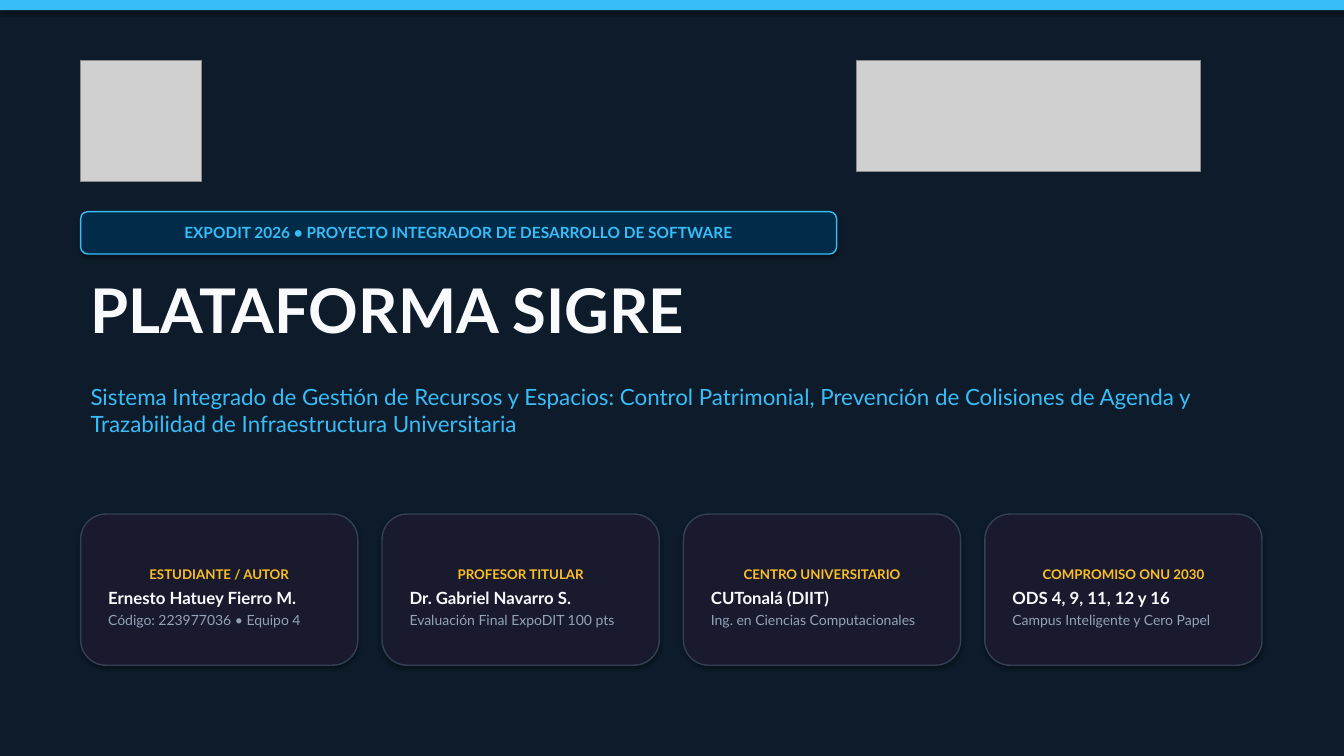
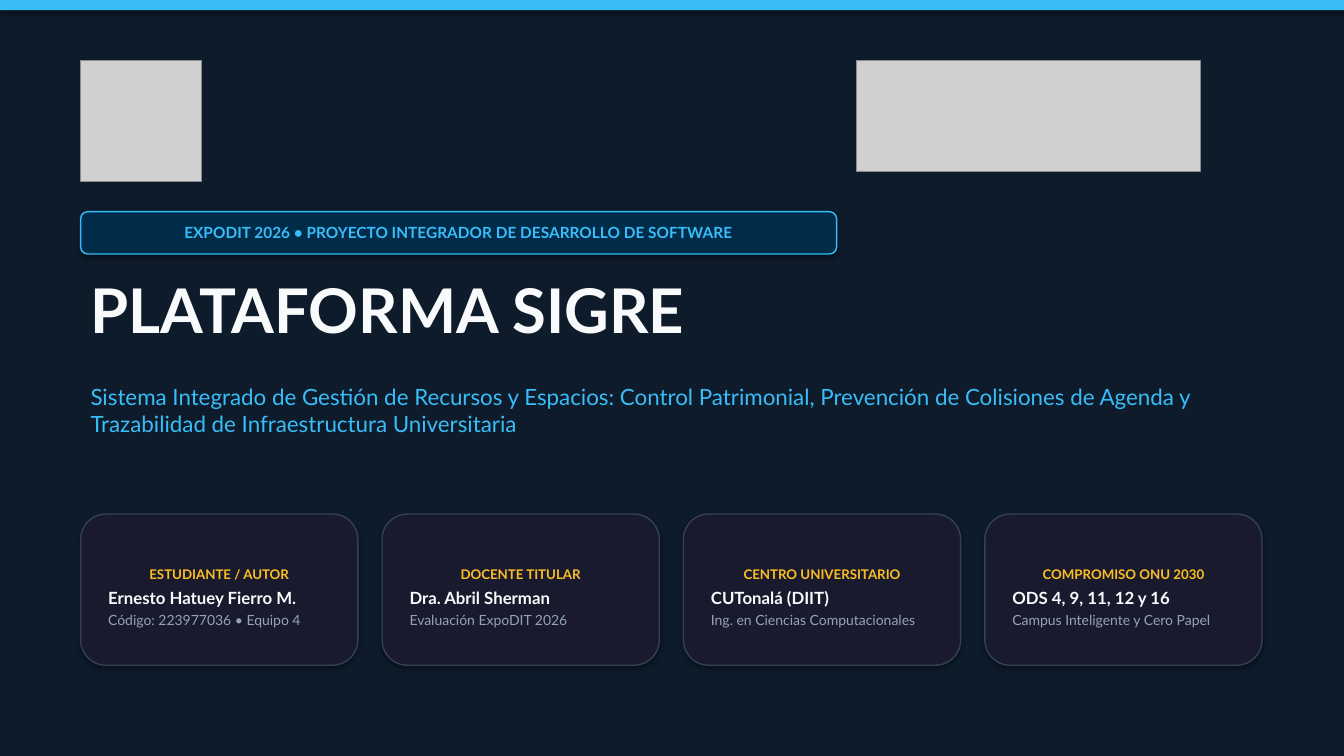
Before and after one commit to ErnestoFM/Inversion, a slide deck: slide 1 of docs/Presentacion_ExpoDIT_SIGRE.pptx. Drawn at 1344x756 pixels with LibreOffice and Linux fonts; fonts in the diff are those of the drawing; grey boxes stand for pictures. Boxes give left, top, right and bottom in pixels: in the first picture for what was removed or moved away, otherwise in the second. Text is boxed around its words. In the diff, an @@ line names an element or a change of style, - is before the commit and + after.

Commit message:
fix(expodit): actualizar docente a Dra. Abril Sherman, omitir materia y validar ODS 2030

```diff
--- a/docs/Presentacion_ExpoDIT_SIGRE.pptx
+++ b/docs/Presentacion_ExpoDIT_SIGRE.pptx
@@ text in rounded rectangle at [410,569,580,628]: text changed @@
-PROFESOR TITULAR
-Dr. Gabriel Navarro S.
-Evaluación Final ExpoDIT 100 pts
+DOCENTE TITULAR
+Dra. Abril Sherman
+Evaluación ExpoDIT 2026
```
Also in this commit, not shown: 12 other slides changed, 5 other files.
